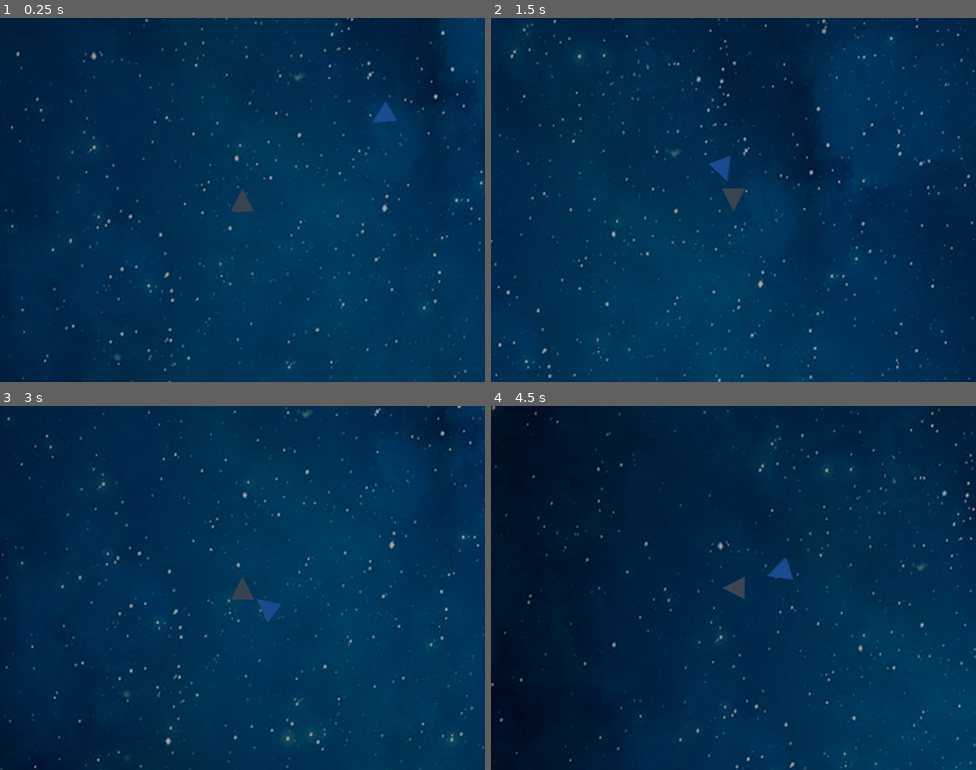
Above: before the commit, frames 1-4 (two rows, left to right).
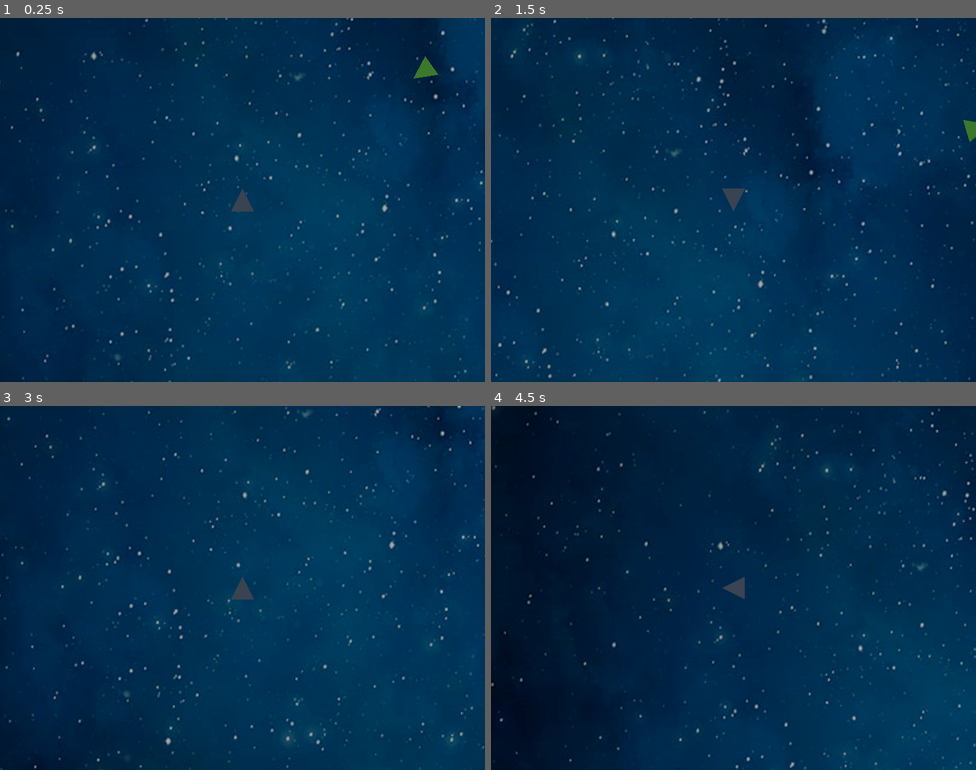
Above: after the commit, the same moments.

Repository: davis-trem/Bosconian3D
Game: Godot game, scene res://scenes/battle_field.tscn
Two runs of this game, one before a commit and one after it. Both use one fixed random seed, a clock stepped at 60 frames per second and the inputs below.
Inputs:
- Up to frame 1 (0.25 s): no input
- Up to frame 2 (1.5 s): hold Right (ui_right) 0.53-1.28 s; hold Shift (toggle_camera) 0.53-1.28 s; hold Down (ui_down) from 1.28 s (still down); tap Shift (toggle_camera) at 1.35 s
- Up to frame 3 (3 s): release Down (ui_down) at 2.03 s; hold Right (ui_right) 2.03-2.78 s; hold Shift (toggle_camera) 2.03-2.78 s; hold Up (ui_up) from 2.78 s (still down); tap Shift (toggle_camera) at 2.85 s
- Up to frame 4 (4.5 s): release Up (ui_up) at 3.53 s; hold Shift (toggle_camera) 3.53-4.28 s; hold Left (ui_left) from 3.53 s (still down); tap Shift (toggle_camera) at 4.35 s

The runs differ from the first frame. In frame 1, 0.3% of the frame differs, in the area x 76-91%, y 10-29%; in frame 2, 0.3%; in frame 3, 0.1%; in frame 4, 0.2%.

Commit message:
add spy ship

Diff:
--- a/client/scenes/battle_field.tscn
+++ b/client/scenes/battle_field.tscn
@@ -3,7 +3,7 @@
 [ext_resource type="Script" path="res://scripts/battle_field.gd" id="1_ppidl"]
 [ext_resource type="Texture2D" uid="uid://crxuq6nlbjkut" path="res://images/space.jpg" id="2_ero2m"]
 [ext_resource type="PackedScene" uid="uid://b0848qla8civx" path="res://scenes/player.tscn" id="2_l8kc8"]
-[ext_resource type="PackedScene" uid="uid://6cxmgd2k3kf1" path="res://scenes/p_type_fighter.tscn" id="3_hoavg"]
+[ext_resource type="PackedScene" uid="uid://dfeb48jdhn3uu" path="res://scenes/spy_ship.tscn" id="3_ncsei"]
 
 [sub_resource type="ProceduralSkyMaterial" id="ProceduralSkyMaterial_vil3s"]
 
@@ -34,8 +34,8 @@
 
 [node name="Player" parent="." instance=ExtResource("2_l8kc8")]
 
-[node name="PTypeFighter" parent="." instance=ExtResource("3_hoavg")]
-transform = Transform3D(1, 0, 0, 0, 1, 0, 0, 0, 1, 7.0768, 0, -7.37167)
+[node name="SpyShip" parent="." instance=ExtResource("3_ncsei")]
+transform = Transform3D(1, 0, 0, 0, 1, 0, 0, 0, 1, 9.25144, 0, -8.99343)
 
 [node name="Sprite3D" type="Sprite3D" parent="."]
 transform = Transform3D(-2.56586e-07, 5.348, -4.38862e-08, 0, -2.33769e-07, -1.004, -5.87, -2.33769e-07, 1.91833e-15, 0, -3, 0)
--- /dev/null
+++ b/client/scenes/spy_ship.tscn
@@ -0,0 +1,39 @@
+[gd_scene load_steps=6 format=3 uid="uid://dfeb48jdhn3uu"]
+
+[ext_resource type="Script" path="res://scripts/spy_ship.gd" id="1_wn26v"]
+
+[sub_resource type="BoxShape3D" id="BoxShape3D_lgdqb"]
+
+[sub_resource type="PrismMesh" id="PrismMesh_pdosl"]
+
+[sub_resource type="StandardMaterial3D" id="StandardMaterial3D_y7gpy"]
+albedo_color = Color(0.607843, 1, 0.309804, 1)
+
+[sub_resource type="CylinderShape3D" id="CylinderShape3D_vckwf"]
+radius = 7.5
+
+[node name="SpyShip" type="CharacterBody3D" groups=["enemy", "spy_ship"]]
+collision_layer = 2
+collision_mask = 5
+script = ExtResource("1_wn26v")
+
+[node name="CollisionShape3D" type="CollisionShape3D" parent="."]
+shape = SubResource("BoxShape3D_lgdqb")
+
+[node name="MeshInstance3D" type="MeshInstance3D" parent="."]
+transform = Transform3D(1, 0, 0, 0, -4.37114e-08, 0.5, 0, -1, -2.18557e-08, 0, 0, 0)
+mesh = SubResource("PrismMesh_pdosl")
+surface_material_override/0 = SubResource("StandardMaterial3D_y7gpy")
+
+[node name="DetectionArea" type="Area3D" parent="."]
+collision_layer = 2
+
+[node name="CollisionShape3D" type="CollisionShape3D" parent="DetectionArea"]
+shape = SubResource("CylinderShape3D_vckwf")
+
+[node name="RetreatTimer" type="Timer" parent="."]
+wait_time = 3.0
+one_shot = true
+
+[connection signal="body_entered" from="DetectionArea" to="." method="_on_detection_area_body_entered"]
+[connection signal="timeout" from="RetreatTimer" to="." method="_on_retreat_timer_timeout"]
--- /dev/null
+++ b/client/scripts/spy_ship.gd
@@ -0,0 +1,58 @@
+extends CharacterBody3D
+
+const Util = preload('res://scripts/util.gd')
+
+@onready var retreat_timer = $RetreatTimer
+
+var speed = 7
+
+enum {
+	PURSUE,
+	RETREAT,
+}
+
+var state := PURSUE
+var should_red_alert := false
+
+
+func _ready():
+	velocity = Vector3(0, 0, -1 * speed)
+
+
+func _physics_process(delta):
+	var closest_player = Util.get_closest_node(
+		self,
+		get_tree().get_nodes_in_group('player')
+	)
+	var player_pos = Util.get_closest_position(self, closest_player)
+
+	look_at(player_pos)
+	if state == RETREAT:
+		rotation.y = rotation.y + PI
+
+	var direction = Vector2(-cos(rotation.y), -sin(rotation.y)).normalized()
+	velocity.x = direction.y * speed
+	velocity.z = direction.x * speed
+	move_and_collide(velocity * delta)
+
+
+func _on_detection_area_body_entered(body: Node3D):
+	if not body.is_in_group('player'):
+		return
+
+	match state:
+		PURSUE:
+			state = RETREAT
+			speed = 9
+			retreat_timer.start()
+		RETREAT:
+			retreat_timer.start()
+
+
+func _on_retreat_timer_timeout():
+	if should_red_alert:
+		queue_free()
+	else:
+		state = PURSUE
+		speed = 7
+		should_red_alert = true
